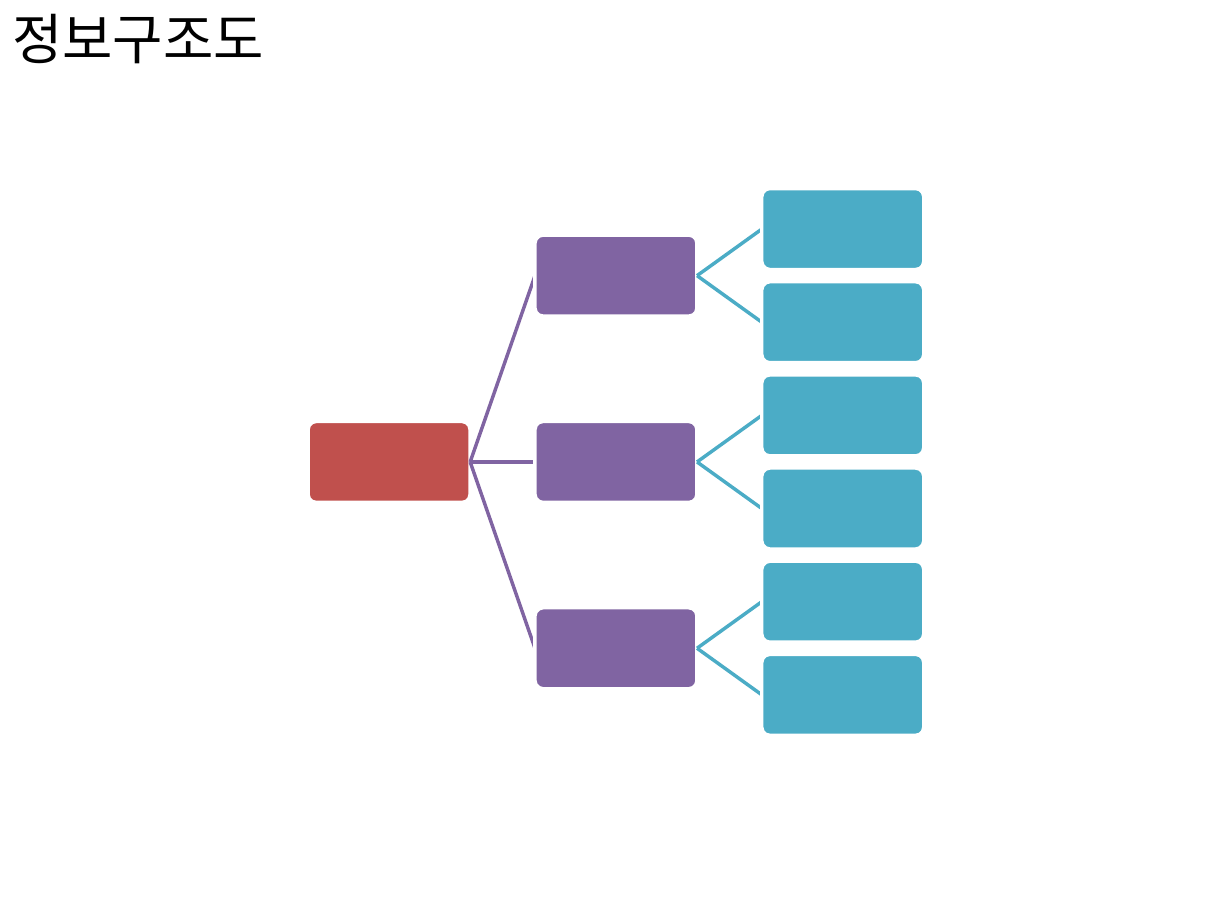
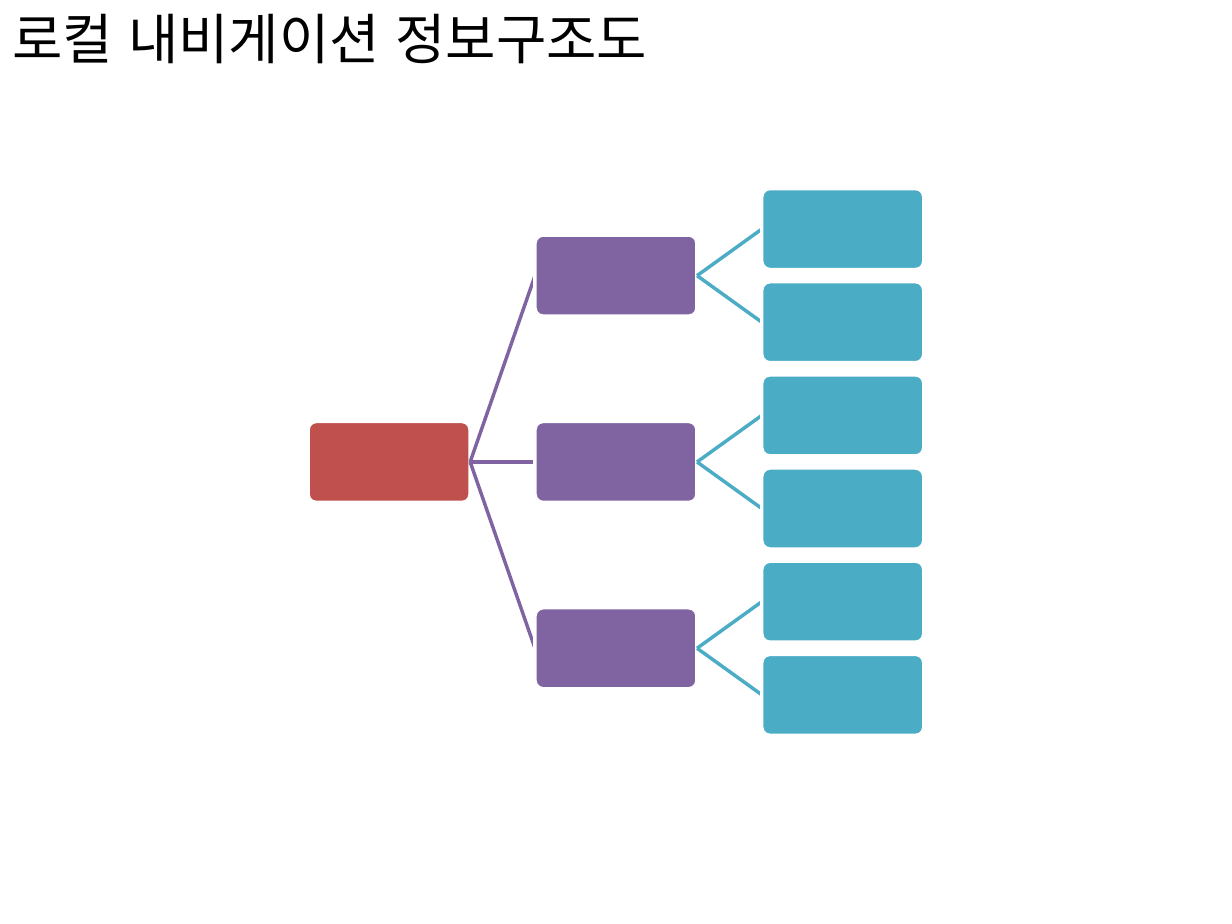
Before and after one commit to gns11/ex, a slide deck: slide 3 of UI 아키텍처 설계-안종훈.pptx. Drawn at 1232x924 pixels with LibreOffice and Linux fonts; fonts in the diff are those of the drawing. Boxes give left, top, right and bottom in pixels: in the first picture for what was removed or moved away, otherwise in the second. Text is boxed around its words. In the diff, an @@ line names an element or a change of style, - is before the commit and + after.

```diff
--- a/UI 아키텍처 설계-안종훈.pptx
+++ b/UI 아키텍처 설계-안종훈.pptx
@@ text at <box>12,13,647,64</box>: text changed @@
-정보구조도
+로컬 내비게이션 정보구조도
```
Also in this commit, not shown: 2 other slides changed.
